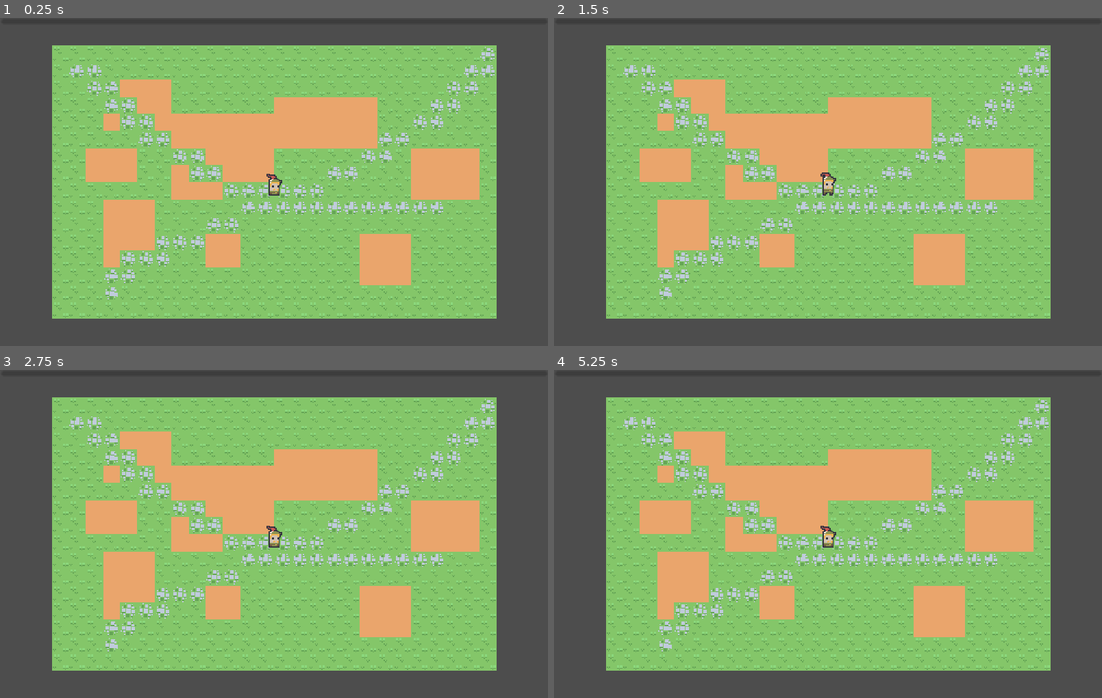
Above: before the commit, frames 1-4 (two rows, left to right).
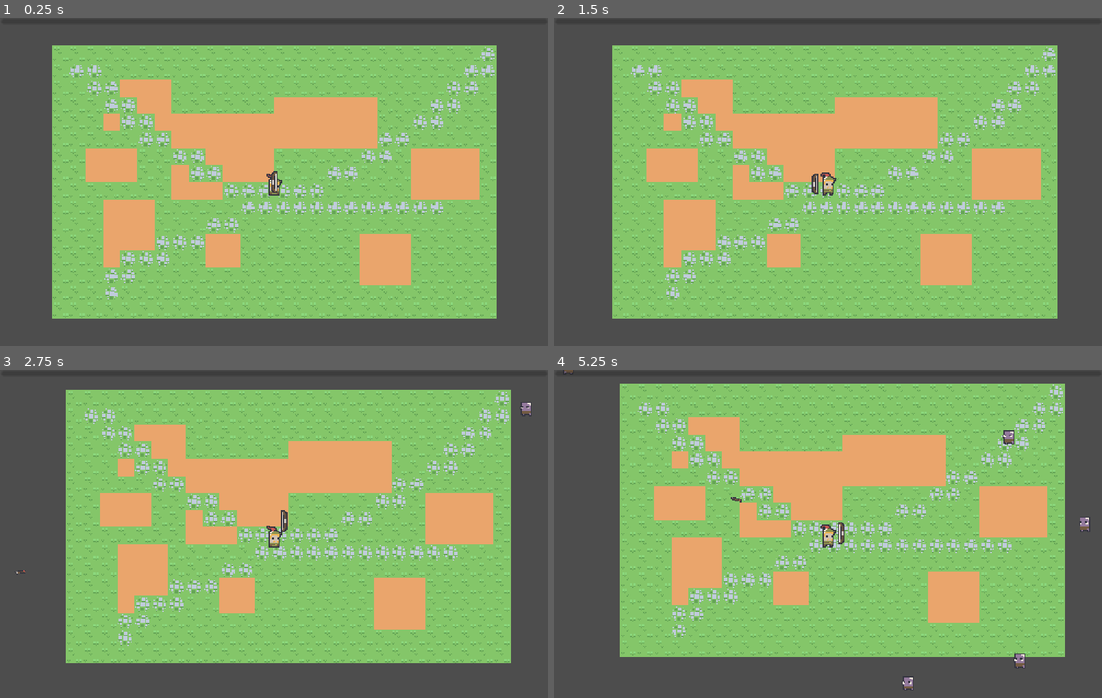
Above: after the commit, the same moments.

Repository: juicerq/jupe-game
Game: Godot game, scene res://scenes/World/World.tscn
Two runs of this game, one before a commit and one after it. Both use one fixed random seed, a clock stepped at 60 frames per second and the inputs below.
Inputs (mouse positions are in pixels of both pictures, inside the frame that each line leads up to):
- Up to frame 1 (0.25 s): no input
- Up to frame 2 (1.5 s): tap Enter at 0.5 s; move the mouse to (948, 165) at 0.52 s; tap A (a) at 0.6 s; tap D (d) at 0.8, 1.35 s; move the mouse to (718, 198) at 1.27 s
- Up to frame 3 (2.75 s): tap S (s) at 1.55, 2.1 s; move the mouse to (328, 461) at 2.02 s; tap W (w) at 2.3 s
- Up to frame 4 (5.25 s): move the mouse to (800, 599) at 2.77 s; tap W (w) at 2.85 s; tap A (a) at 3.05, 3.6 s; move the mouse to (992, 583) at 3.52 s; tap D (d) at 3.8, 4.35 s; move the mouse to (663, 484) at 4.27 s; tap S (s) at 4.55, 5.1 s; move the mouse to (855, 534) at 5.02 s

The runs differ from the first frame. In frame 1, less than 0.1% of the frame differs, in the area x 49-51%, y 46-54%; in frame 2, 15%; in frame 3, 27%; in frame 4, 33%, in the area x 1-98%, y 0-98%.
Error before the commit: Parse Error: Preload file "res://scenes/Player/Experience/Experience.tscn" does not exist. (res://scenes/Enemy/Scripts/Enemy.gd:12)

Commit message:
acho q é tudo do rewrite

Diff:
--- a/scenes/Enemy/Enemy.tscn
+++ b/scenes/Enemy/Enemy.tscn
@@ -21,6 +21,10 @@
 [sub_resource type="AtlasTexture" id="AtlasTexture_1gqeq"]
 atlas = ExtResource("2_mpr68")
 region = Rect2(96, 256, 32, 32)
+
+[sub_resource type="AtlasTexture" id="AtlasTexture_b6xdp"]
+atlas = ExtResource("2_mpr68")
+region = Rect2(64, 224, 32, 32)
 
 [sub_resource type="AtlasTexture" id="AtlasTexture_ft8do"]
 atlas = ExtResource("2_mpr68")
@@ -86,8 +90,16 @@
 "texture": SubResource("AtlasTexture_1gqeq")
 }],
 "loop": false,
-"name": &"die",
+"name": &"death",
 "speed": 4.0
+}, {
+"frames": [{
+"duration": 1.0,
+"texture": SubResource("AtlasTexture_b6xdp")
+}],
+"loop": true,
+"name": &"hurt",
+"speed": 8.0
 }, {
 "frames": [{
 "duration": 1.0,
@@ -142,43 +154,37 @@
 [sub_resource type="RectangleShape2D" id="RectangleShape2D_mpr68"]
 size = Vector2(14, 17)
 
-[node name="Enemy" type="CharacterBody2D" node_paths=PackedStringArray("DamageArea", "HealthComponent", "Sprite", "StatsComponent") groups=["Enemies"]]
+[node name="Enemy" type="CharacterBody2D" groups=["Enemies"]]
 z_index = 2
 y_sort_enabled = true
 script = ExtResource("1_55jtl")
-DamageArea = NodePath("DamageArea")
-HealthComponent = NodePath("HealthComponent")
-Sprite = NodePath("Sprite")
-StatsComponent = NodePath("StatsComponent")
 speed = 30
 experience_drop = 20.0
 
 [node name="LevelComponent" type="Node" parent="."]
+unique_name_in_owner = true
 script = ExtResource("2_5wwv6")
 metadata/_custom_type_script = "uid://dlnv0wjvxdpxo"
 
-[node name="StatsComponent" type="Node" parent="." node_paths=PackedStringArray("Level")]
+[node name="StatsComponent" type="Node" parent="."]
+unique_name_in_owner = true
 script = ExtResource("2_ft8do")
-max_health = 30
-attack = 10
-critical_chance = 5.0
-critical_damage = 50.0
-defense = 10
-Level = NodePath("../LevelComponent")
+base_max_health = 100
+base_attack = 10
 metadata/_custom_type_script = "uid://dqp0iw4nkxyn4"
 
-[node name="HealthComponent" type="Node" parent="." node_paths=PackedStringArray("Stats", "Sprite", "Collision")]
+[node name="HealthComponent" type="Node" parent="."]
+unique_name_in_owner = true
 script = ExtResource("3_mpr68")
-Stats = NodePath("../StatsComponent")
-Sprite = NodePath("../Sprite")
-Collision = NodePath("../Collision")
 
 [node name="Sprite" type="AnimatedSprite2D" parent="."]
+unique_name_in_owner = true
 sprite_frames = SubResource("SpriteFrames_1i2q2")
-animation = &"walk"
+animation = &"hurt"
 autoplay = "idle"
 
 [node name="Collision" type="CollisionShape2D" parent="."]
+unique_name_in_owner = true
 position = Vector2(0, 3.5)
 shape = SubResource("RectangleShape2D_ft8do")
 
@@ -187,5 +193,3 @@
 [node name="Collision" type="CollisionShape2D" parent="DamageArea"]
 position = Vector2(0, 3.5)
 shape = SubResource("RectangleShape2D_mpr68")
-
-[connection signal="died" from="HealthComponent" to="." method="_on_health_component_died"]
--- a/scenes/Enemy/Scripts/Enemy.gd
+++ b/scenes/Enemy/Scripts/Enemy.gd
@@ -1,34 +1,44 @@
 extends CharacterBody2D
 class_name Enemy
 
-@export var DamageArea: Area2D
-@export var HealthComponent: HealthComponent
-@export var Sprite: AnimatedSprite2D
-@export var StatsComponent: StatsComponent
+@onready var DamageArea: Area2D = $DamageArea
+@onready var HealthComponent: HealthComponent = $HealthComponent
+@onready var Sprite: AnimatedSprite2D = $Sprite
+@onready var StatsComponent: StatsComponent = $StatsComponent
+@onready var Collision: CollisionShape2D = $Collision
+@onready var LevelComponent: LevelComponent = $LevelComponent
 
 @export var speed = 40
 @export var experience_drop: float
 
-var exp_scene = preload("res://scenes/Player/Experience/Experience.tscn")
+var exp_scene = preload("res://scenes/Enemy/Experience/Experience.tscn")
+
+var stats_per_level: Dictionary = {
+	"attack": 5,
+	"health": 5,
+	"critical_chance": 2,
+	"critical_damage": 2,
+	"defense": 2,
+	"max_health": 10
+}
+
+func _setup_signals_connections():
+	HealthComponent.health_changed.connect(_on_health_changed)
+	HealthComponent.died.connect(_on_health_died)
+	LevelComponent.level_changed.connect(_on_level_up)
+	DamageArea.body_entered.connect(_on_body_entered)
 
 func _ready() -> void:
-	DamageArea.body_entered.connect(_on_body_entered)
-
-func _on_body_entered(body):
-	if body.is_in_group("Player") and not HealthComponent.is_dead:
-		var player_health = body.get_node("HealthComponent")
-
-		player_health.take_damage(StatsComponent.attack)
+	_setup_signals_connections()
+	_add_level_stats_bonuses(LevelComponent.current_level)
 
 func _physics_process(delta: float) -> void:
 	if HealthComponent.is_dead: return
 
-	var players: Array[Node] = get_tree().get_nodes_in_group("Player")
-
 	var closest_player = GlobalFunctions.get_closest_player(self)
 
 	if not closest_player:
-		Sprite.animation = "idle"
+		Sprite.play("idle")
 		return
 
 	var direction = (closest_player.global_position - global_position).normalized()
@@ -39,14 +49,41 @@
 	if direction:
 		velocity = direction * speed
 		move_and_collide(velocity * delta)
-		Sprite.animation = "walk"
+		Sprite.play("walk")
 	else:
 		move_and_collide(Vector2.ZERO)
-		Sprite.animation = "idle"
+		Sprite.play("idle")
 
-func _on_health_component_died() -> void:
-	remove_from_group("Enemies")
+func _drop_experience():
 	var spawned_experience: Experience = exp_scene.instantiate()
 	get_tree().current_scene.add_child(spawned_experience)
 	spawned_experience.experience_amount = experience_drop
 	spawned_experience.global_position = global_position
+
+# --- SIGNALS --- #
+func _on_health_changed():
+	Sprite.play("hurt")
+
+func _on_body_entered(body):
+	if body.is_in_group("Player") and not HealthComponent.is_dead:
+		if body is Player:
+			body.take_damage(StatsComponent.attack)
+
+func _on_health_died() -> void:
+	Collision.disabled = true
+	remove_from_group("Enemies")
+	_drop_experience()
+	Sprite.play("death")
+	await Sprite.animation_finished
+	queue_free()
+
+func _on_level_up(new_level: int):
+	_add_level_stats_bonuses(new_level)
+
+func _add_level_stats_bonuses(new_level: int):
+	var bonuses = {}
+	for stat_name in stats_per_level:
+		bonuses[stat_name] = stats_per_level[stat_name] * (new_level - 1)
+
+	StatsComponent.recalculate_stats_with_bonuses(bonuses)
+	HealthComponent.max_health = StatsComponent.max_health
--- a/scenes/Player/Archer.gd
+++ b/scenes/Player/Archer.gd
@@ -2,24 +2,24 @@
 class_name Archer
 
 var stats_per_level: Dictionary = {
+	"max_health": 30,
 	"attack": 10,
-	"health": 5,
-	"critical_chance": 5,
-	"critical_damage": 5,
-	"defense": 5,
-	"max_health": 10
+	"critical_chance": 0,
+	"critical_damage": 0,
+	"defense": 5
 }
 
 func _ready() -> void:
-	setup_archer_connections()
+	_setup_archer_connections()
+	_add_level_stats_bonuses(level_component.current_level)
 
-func setup_archer_connections():
+func _setup_archer_connections():
 	level_component.level_changed.connect(_on_level_up)
 
 func _on_level_up(new_level: int):
-	add_level_stats_bonuses(new_level)
+	_add_level_stats_bonuses(new_level)
 
-func add_level_stats_bonuses(new_level: int):
+func _add_level_stats_bonuses(new_level: int):
 	var bonuses = {}
 
 	for stat_name in stats_per_level:
--- a/scenes/Player/Archer.tscn
+++ b/scenes/Player/Archer.tscn
@@ -1,10 +1,11 @@
-[gd_scene load_steps=20 format=3 uid="uid://cobe437juc2n7"]
+[gd_scene load_steps=21 format=3 uid="uid://cobe437juc2n7"]
 
 [ext_resource type="Script" uid="uid://d0e1rkkqmnga0" path="res://scenes/Player/Archer.gd" id="1_ifbkh"]
 [ext_resource type="Script" uid="uid://dqp0iw4nkxyn4" path="res://scripts/StatsComponent.gd" id="2_70d11"]
 [ext_resource type="Script" uid="uid://dlnv0wjvxdpxo" path="res://scripts/LevelComponent.gd" id="2_cw2d6"]
 [ext_resource type="Texture2D" uid="uid://drwlrmy641yuw" path="res://assets/robinHood_ v1.1/robinHood_.png" id="2_g2brh"]
 [ext_resource type="Script" uid="uid://v5q16ak0mw7r" path="res://scripts/HealthComponent.gd" id="2_qu4a1"]
+[ext_resource type="PackedScene" uid="uid://188c4t5l81e3" path="res://scenes/Weapons/Bow/Bow.tscn" id="6_vemp5"]
 
 [sub_resource type="AtlasTexture" id="AtlasTexture_qfl62"]
 atlas = ExtResource("2_g2brh")
@@ -139,4 +140,7 @@
 position = Vector2(0, 2)
 shape = SubResource("RectangleShape2D_g2brh")
 
+[node name="Bow" parent="." node_paths=PackedStringArray("Player") instance=ExtResource("6_vemp5")]
+Player = NodePath("..")
+
 [connection signal="died" from="HealthComponent" to="." method="_on_health_component_died"]
--- a/scenes/Player/Player.gd
+++ b/scenes/Player/Player.gd
@@ -2,9 +2,9 @@
 class_name Player
 
 @export var movement_speed: float = 50
-@onready var level_component: LevelComponent = $StatsComponent
+@onready var level_component: LevelComponent = $LevelComponent
 @onready var stats_component: StatsComponent = $StatsComponent
-@onready var health_component: HealthComponent = $HealthManager
+@onready var health_component: HealthComponent = $HealthComponent
 @onready var sprite_component: AnimatedSprite2D = $Sprite
 
 var character_direction: Vector2
--- a/scenes/Weapons/Base.tscn
+++ /dev/null
@@ -1,17 +0,0 @@
-[gd_scene load_steps=2 format=3 uid="uid://188c4t5l81e3"]
-
-[ext_resource type="Script" uid="uid://bni07m8mxcym6" path="res://scenes/Weapons/Bow/Scripts/Bow.gd" id="1_3327r"]
-
-[node name="FloatingWeapon" type="Node2D"]
-script = ExtResource("1_3327r")
-
-[node name="FWTimer" type="Timer" parent="."]
-unique_name_in_owner = true
-wait_time = 0.05
-one_shot = true
-autostart = true
-
-[node name="FWArrowSpawnPosition" type="Marker2D" parent="."]
-unique_name_in_owner = true
-
-[connection signal="timeout" from="FWTimer" to="." method="_on_fw_timer_timeout"]
--- /dev/null
+++ b/scenes/Weapons/Bow/Bow.tscn
@@ -0,0 +1,24 @@
+[gd_scene load_steps=4 format=3 uid="uid://188c4t5l81e3"]
+
+[ext_resource type="Script" uid="uid://bni07m8mxcym6" path="res://scenes/Weapons/Bow/Scripts/Bow.gd" id="1_trvtx"]
+[ext_resource type="Texture2D" uid="uid://dnsb7bqpl7cdn" path="res://assets/robinHood_ v1.1/weapons_.png" id="2_liwpx"]
+
+[sub_resource type="AtlasTexture" id="AtlasTexture_jg5rk"]
+atlas = ExtResource("2_liwpx")
+region = Rect2(15.7923, 1.69082, 6.65477, 21.4032)
+
+[node name="Bow" type="Node2D"]
+script = ExtResource("1_trvtx")
+
+[node name="AttackTimer" type="Timer" parent="."]
+unique_name_in_owner = true
+autostart = true
+
+[node name="AttackStartPosition" type="Marker2D" parent="."]
+unique_name_in_owner = true
+
+[node name="Sprite" type="Sprite2D" parent="."]
+unique_name_in_owner = true
+texture = SubResource("AtlasTexture_jg5rk")
+
+[connection signal="timeout" from="AttackTimer" to="." method="_on_attack_timer_timeout"]
--- a/scenes/Weapons/Bow/Scripts/Arrow.gd
+++ b/scenes/Weapons/Bow/Scripts/Arrow.gd
@@ -8,13 +8,9 @@
 func _ready() -> void:
 	%ArrowArea.body_entered.connect(_on_body_entered)
 
-func _on_body_entered(body):
-	if body.is_in_group("Enemies"):
-		var body_health = body.get_node("HealthComponent")
-
-		if (not body_health): push_error("Enemy with no health component")
-
-		body_health.take_damage(damage)
+func _on_body_entered(body: Node2D):
+	if body is Enemy:
+		body.HealthComponent.take_damage(damage)
 
 		queue_free()
 
--- a/scenes/Weapons/Bow/Scripts/Bow.gd
+++ b/scenes/Weapons/Bow/Scripts/Bow.gd
@@ -1,55 +1,16 @@
-extends Node2D
+extends Weapon
+class_name Bow
 
 var arrow_scene = preload("res://scenes/Weapons/Bow/Arrow.tscn")
-@export var player: Player
-@export var stats: StatsComponent
-@export var Sprite: AnimatedSprite2D
 
-var radius = 15
+@onready var AttackStartPosition: Marker2D = $%AttackStartPosition
+@onready var AttackTimer: Timer = $AttackTimer
 
-func _physics_process(delta: float) -> void:
-	var mouse_pos = get_global_mouse_position()
-
-	var direction = (mouse_pos - player.global_position).normalized()
-
-	position = position.lerp(direction * radius, 10 * delta)
-
-	if position.x > 0: Sprite.flip_h = false
-	else: Sprite.flip_h = true
-
-func _on_fw_timer_timeout() -> void:
-	Sprite.play("attack")
-
-	await Sprite.animation_finished
-
+func attack():
 	var arrow: Arrow = arrow_scene.instantiate()
 
 	get_tree().current_scene.add_child(arrow)
 
-	arrow.global_position = %FWArrowSpawnPosition.global_position
+	arrow.global_position = AttackStartPosition.global_position
 
-	var mouse_pos = get_global_mouse_position()
-
-	var arrow_direction = (mouse_pos - arrow.global_position).normalized()
-
-	arrow.damage = get_damage()
-
-	arrow.direction = arrow_direction
-	%FWTimer.start()
-
-	#print("finished attack")
-
-
-func get_damage():
-	var total_attack = stats.attack
-
-	var random_number = randf()
-
-	var normalized_chance_to_crit: float = stats.critical_chance / 100
-
-	var should_crit = random_number < normalized_chance_to_crit
-
-	if should_crit:
-		total_attack += (stats.attack * stats.critical_damage) / 100
-
-	return total_attack
+	arrow.direction = (get_global_mouse_position() - global_position).normalized()
--- /dev/null
+++ b/scenes/Weapons/Weapon.gd
@@ -0,0 +1,38 @@
+extends Node2D
+class_name Weapon
+
+@export var Player: Player
+@onready var Sprite: Sprite2D = $Sprite
+
+# TODO: adicionar buff pra radius em melees
+var radius = 15
+
+func _physics_process(delta: float) -> void:
+	var mouse_pos = get_global_mouse_position()
+
+	var direction = (mouse_pos - Player.global_position).normalized()
+
+	position = position.lerp(direction * radius, 10 * delta)
+
+	if position.x > 0: Sprite.flip_h = false
+	else: Sprite.flip_h = true
+
+func get_damage():
+	var total_attack = Player.stats_component.attack
+
+	var random_number = randf()
+
+	var normalized_chance_to_crit: float = Player.stats_component.critical_chance / 100
+
+	var should_crit = random_number < normalized_chance_to_crit
+
+	if should_crit:
+		total_attack += (Player.stats_component.attack * Player.stats_component.critical_damage) / 100
+
+	return total_attack
+
+func attack():
+	pass
+
+func _on_attack_timer_timeout() -> void:
+	attack()
--- a/scripts/HealthComponent.gd
+++ b/scripts/HealthComponent.gd
@@ -6,7 +6,7 @@
 var is_dead: bool = false
 
 signal died
-signal health_changed(current: int, max: int)
+signal health_changed()
 
 func _ready():
 	current_health = max_health
@@ -14,6 +14,9 @@
 func take_damage(amount: int):
 	current_health -= amount
 
+	health_changed.emit()
+
 	if current_health <= 0 and not is_dead:
+		is_dead = true
 		died.emit()
 		return
--- a/scripts/LevelComponent.gd
+++ b/scripts/LevelComponent.gd
@@ -7,21 +7,11 @@
 var current_experience: float = 0
 
 var max_experience: float = 200
-var max_experience_increase_per_level: int = 20 # percentage
+var max_experience_increase_per_level: int = 20 # in percentage
 
 signal level_changed(new_level: int)
 
-# TODO: create different stats for monster and players
-var stats_per_level: Dictionary = {
-	"attack": 5,
-	"health": 5,
-	"critical_chance": 5,
-	"critical_damage": 5,
-	"defense": 5,
-	"max_health": 10
-}
-
-func update_max_experience():
+func _handle_level_up():
 	if current_level == 1:
 		return
 
@@ -30,9 +20,6 @@
 	max_experience = new_max_experience
 
 	return
-
-func handle_level_up():
-	update_max_experience()
 
 func add_experience(amount: float) -> void:
 	current_experience += amount
@@ -48,8 +35,9 @@
 
 		current_level = next_level
 		current_experience = max(0, current_experience - max_experience)
+		level_changed.emit(current_level)
 
-		handle_level_up()
+		_handle_level_up()
 
 	if (player):
 		player.player_gained_experience.emit(current_experience, max_experience)
Not shown: 1 places in scenes/Enemy/Enemy.tscn that only renumber resources
Not shown, added: scenes/Weapons/Weapon.gd.uid
Not shown, added: .cursor/rules/asset-management/asset-management.mdc
Not shown, added: .cursor/rules/core.mdc
Not shown, added: .cursor/rules/gdscript-style/gdscript-style.mdc
Not shown, added: .cursor/rules/ignore-files/ignore-files.mdc
Not shown, added: .cursor/rules/project-structure/project-structure.mdc
Not shown, removed: assets/Tiles/robinHood_ v1.0.zip
